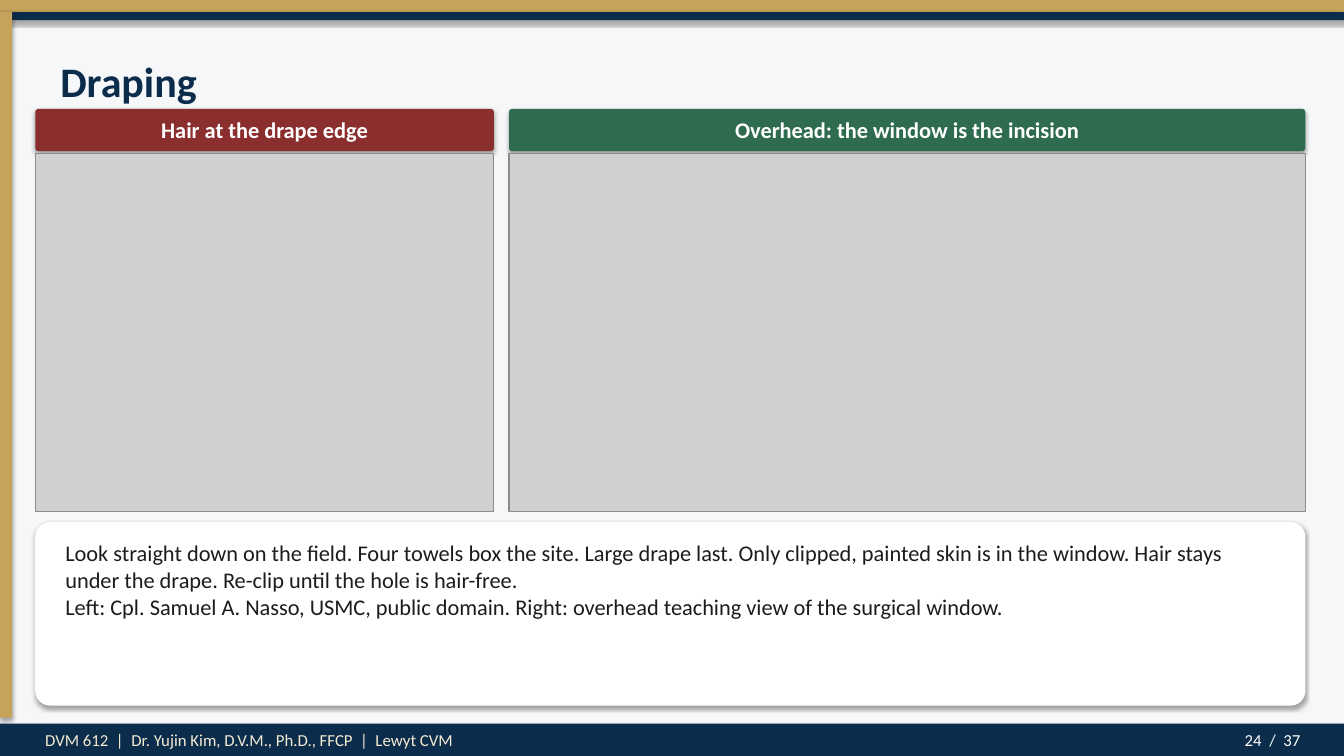
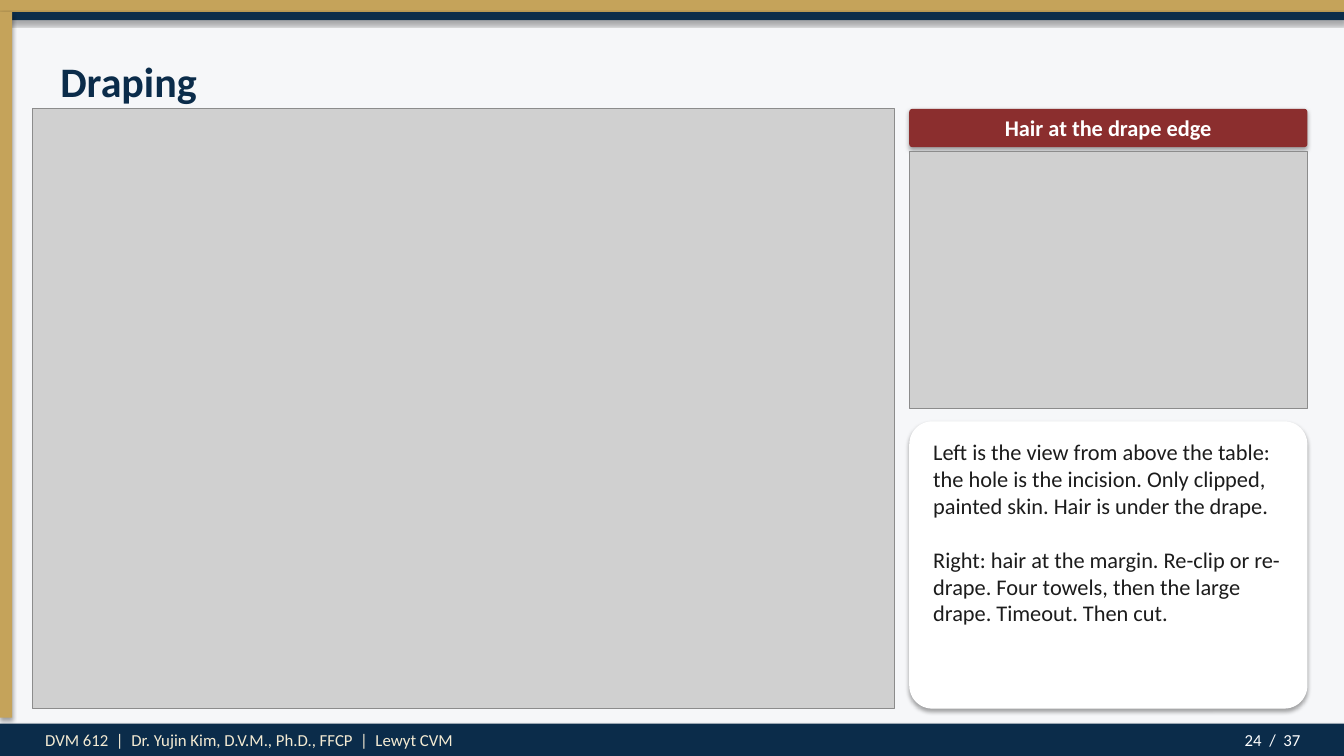
Before and after one commit to drkimvet/happycare, a slide deck: slide 24 of lectures/DVM-612_Week4_Preop_PatientPrep_Postop.pptx. Drawn at 1344x756 pixels with LibreOffice and Linux fonts; fonts in the diff are those of the drawing; grey boxes stand for pictures. Boxes give left, top, right and bottom in pixels: in the first picture for what was removed or moved away, otherwise in the second. Text is boxed around its words. In the diff, an @@ line names an element or a change of style, - is before the commit and + after.

```diff
--- a/lectures/DVM-612_Week4_Preop_PatientPrep_Postop.pptx
+++ b/lectures/DVM-612_Week4_Preop_PatientPrep_Postop.pptx
@@ picture added at [32, 109, 894, 709] @@
@@ rounded rectangle removed at [509, 109, 1306, 151] @@
@@ text "Hair at the drape edge": place and size @@
-text "Hair at the drape edge" at [161, 122, 368, 142]
+text "Hair at the drape edge" at [1005, 120, 1212, 140]
@@ rounded rectangle: place and size @@
-rounded rectangle at [35, 109, 494, 151]
+rounded rectangle at [909, 109, 1308, 147]
@@ text removed at [735, 122, 1079, 138] @@
-Overhead: the window is the incision
@@ picture removed at [509, 153, 1306, 511] @@
@@ picture: place and size @@
-picture at [35, 153, 494, 511]
+picture at [909, 151, 1308, 408]
@@ rounded rectangle added at [909, 421, 1308, 709], fill #FFFFFF @@
@@ text added at [933, 444, 1279, 625], 16 pt, text #1C1C1C @@
+Left is the view from above the table: the hole is the incision. Only clipped, painted skin. Hair is under the drape.
+Right: hair at the margin. Re-clip or re-drape. Four towels, then the large drape. Timeout. Then cut.
@@ rounded rectangle removed at [35, 522, 1306, 706] @@
@@ text removed at [65, 545, 1222, 619] @@
-Look straight down on the field. Four towels box the site. Large drape last. Only clipped, painted skin is in the window. Hair stays under the drape. Re-clip until the hole is hair-free.
-Left: Cpl. Samuel A. Nasso, USMC, public domain. Right: overhead teaching view of the surgical window.
```
Also in this commit, not shown: 4 other slides changed, 8 other files.
